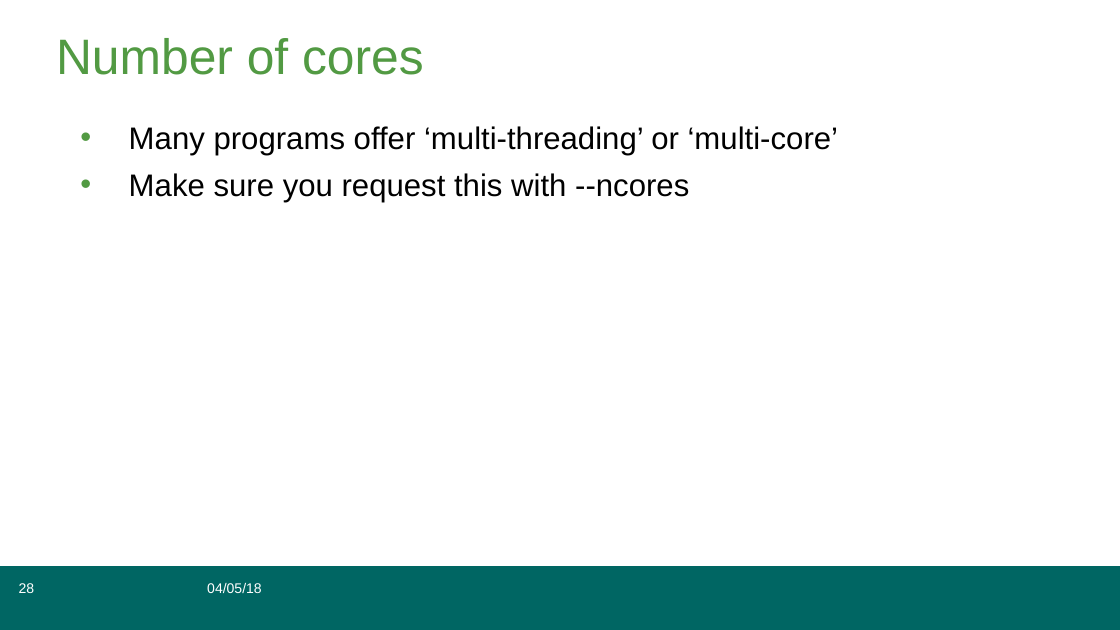
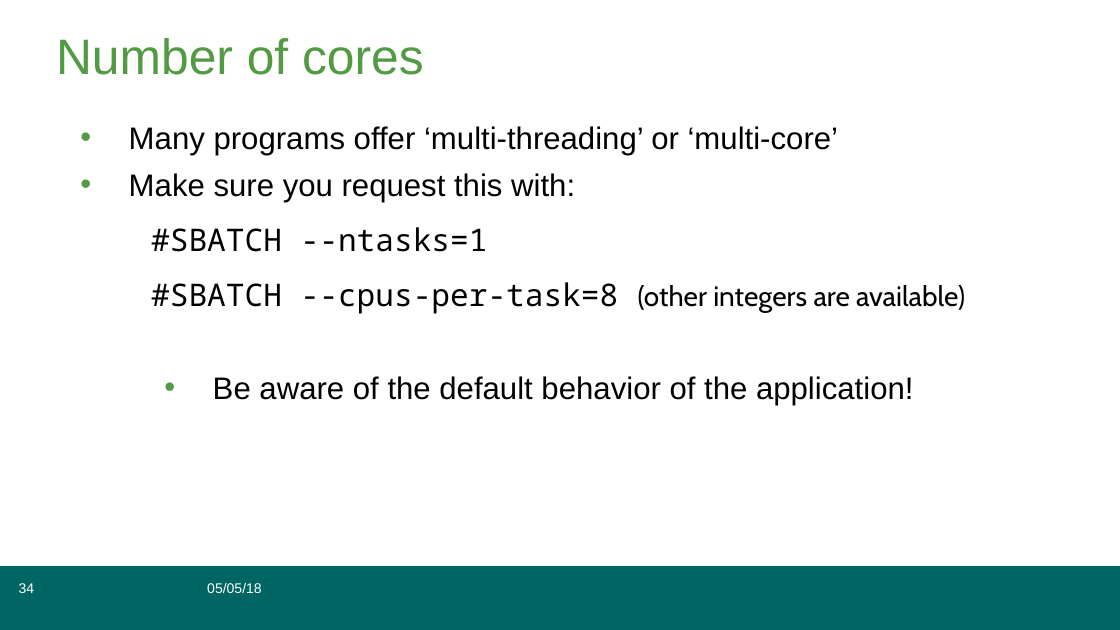
Before and after one commit to grimbough/embl_hpc, a slide deck: slide 34 of cluster_training2018.odp (slide 28 before the commit). Drawn at 1120x630 pixels with LibreOffice and Linux fonts; fonts in the diff are those of the drawing. Boxes give left, top, right and bottom in pixels: in the first picture for what was removed or moved away, otherwise in the second. Text is boxed around its words. In the diff, an @@ line names an element or a change of style, - is before the commit and + after.

Commit message:
updated slide deck

```diff
--- a/cluster_training2018.odp
+++ b/cluster_training2018.odp
@@ text at (129, 173, 965, 405): text changed @@
-• Make sure you request this with --ncores
+• Make sure you request this with:
+  #SBATCH --ntasks=1
+  #SBATCH --cpus-per-task=8 (other integers are available)
+• Be aware of the default behavior of the application!
@@ page number at (19, 583, 35, 593): text changed @@
-28
+34
@@ text in free at (207, 583, 261, 593): text changed @@
-04/05/18
+05/05/18
```
Also in this commit, not shown: 74 other slides changed, 6 slides added, 5 slides removed, 4 other files.
